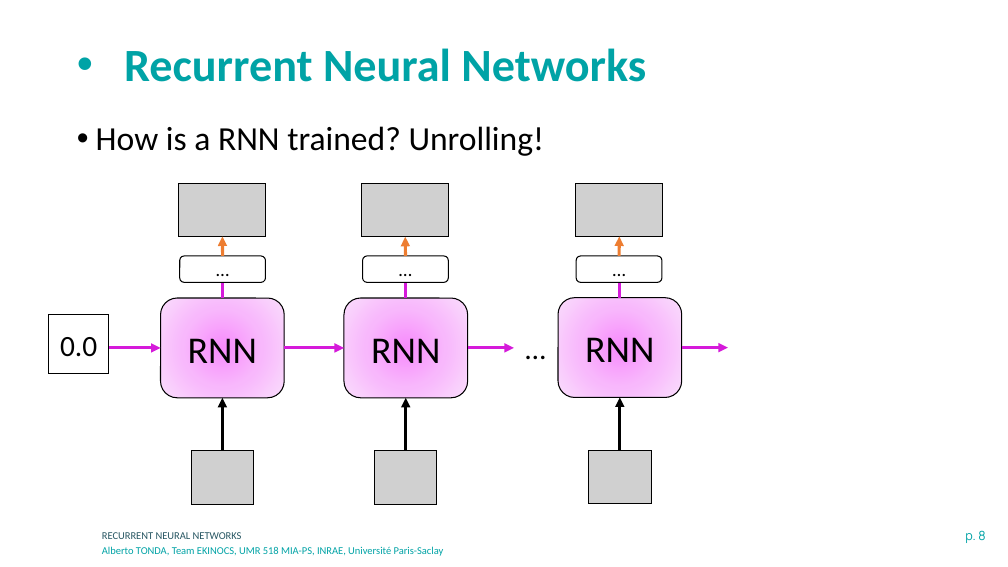
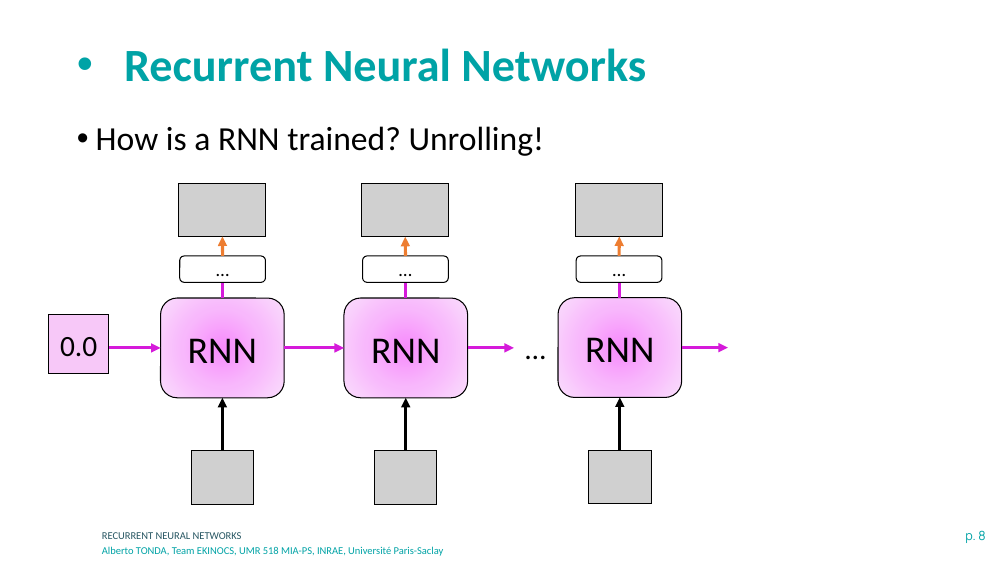
Before and after one commit to albertotonda/teaching, a slide deck: slide 8 of deep-learning-in-practice-with-pytorch/4-recurrent-neural-networks.pptx. Drawn at 1008x567 pixels with LibreOffice and Linux fonts; fonts in the diff are those of the drawing; grey boxes stand for pictures; background and template pictures are left out. Boxes give left, top, right and bottom in pixels: in the first picture for what was removed or moved away, otherwise in the second. Text is boxed around its words. In the diff, an @@ line names an element or a change of style, - is before the commit and + after.

```diff
--- a/deep-learning-in-practice-with-pytorch/4-recurrent-neural-networks.pptx
+++ b/deep-learning-in-practice-with-pytorch/4-recurrent-neural-networks.pptx
@@ rectangle "0.0" at (x1=49, y1=315, x2=109, y2=374): fill #FFFFFF to #F7C8F8 @@
```
Also in this commit, not shown: 1 other slide changed, 15 slides added, 6 other files.
